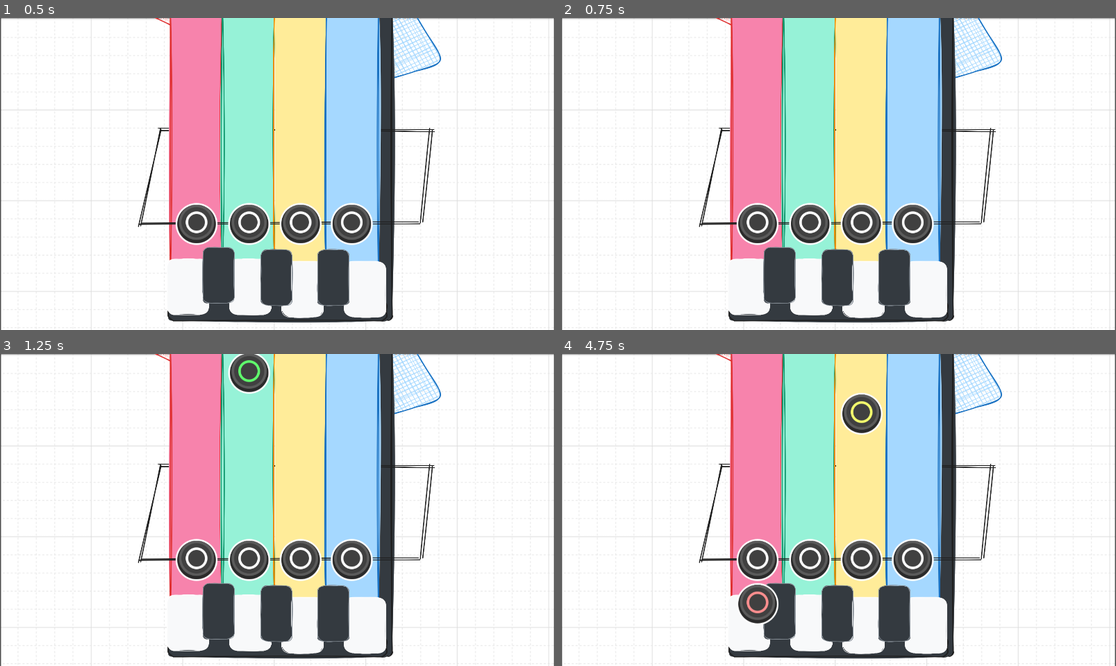
Above: before the commit, frames 1-4 (two rows, left to right).
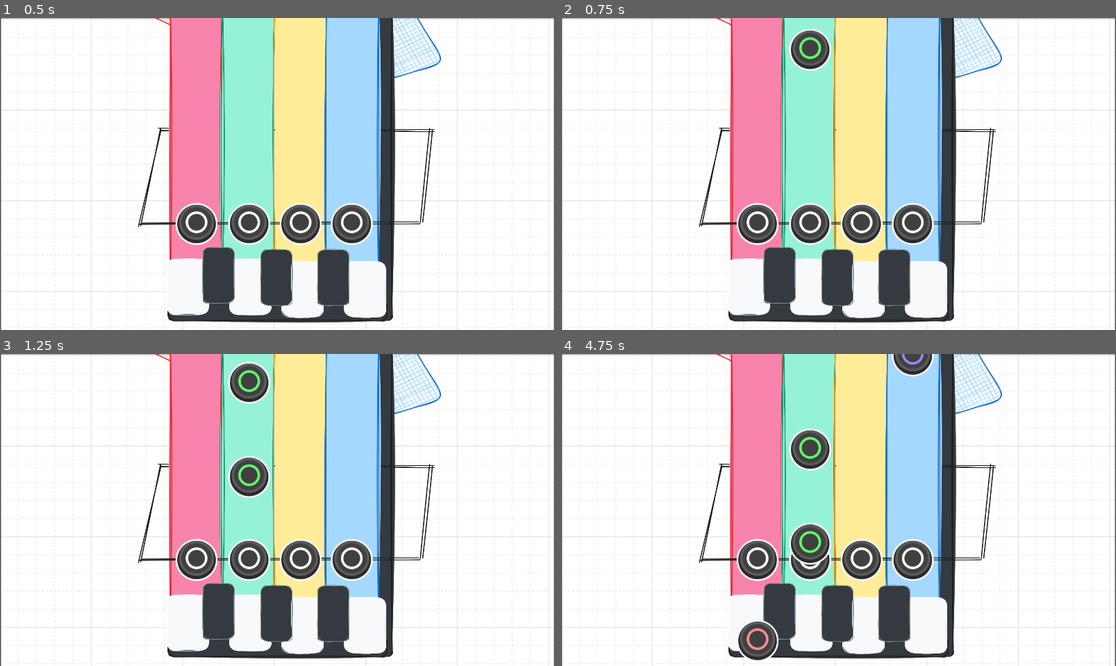
Above: after the commit, the same moments.

Repository: luiz-couto/encore
Game: Godot game, scene res://scenes/game.tscn
Two runs of this game, one before a commit and one after it. Both use one fixed random seed, a clock stepped at 60 frames per second and the inputs below.
Inputs:
- Up to frame 1 (0.5 s): no input
- Up to frame 2 (0.75 s): tap Enter at 0.5 s
- Up to frame 3 (1.25 s): no input
- Up to frame 4 (4.75 s): no input

Frame 1 is identical in both runs. In frame 2, 0.8% of the frame differs, in the area x 41-49%, y 3-17%; in frame 3, 1.6%; in frame 4, 4.0%, in the area x 31-68%, y 0-99%.

Commit message:
changing note speed

Diff:
--- a/encore/scripts/chord_generator.gd
+++ b/encore/scripts/chord_generator.gd
@@ -39,7 +39,6 @@
 	var result = []
 	for i in 7:
 		var res = lerp(MAJOR_MATRIX[idx][i], MINOR_MATRIX[idx][i], mode);
-		print("lerp res: ", res);
 		result.append(res);
 	return result
 
--- a/encore/scripts/conductor.gd
+++ b/encore/scripts/conductor.gd
@@ -1,6 +1,6 @@
 extends Node
 
-@export var bpm: float = 55:
+@export var bpm: float = 115:
 	set(value):
 		bpm = value
 		secondsPerBeat = 60.0 / bpm
--- a/encore/scripts/game.gd
+++ b/encore/scripts/game.gd
@@ -11,5 +11,6 @@
 
 func spawnNote(chord: int) -> void:
 	var noteInstance = NoteScene.instantiate();
-	noteInstance.initialize(randi() % 4, chord);
+	var seconds_per_measure = $Conductor.secondsPerBeat * $Conductor.measures;
+	noteInstance.initialize(randi() % 4, chord, seconds_per_measure);
 	add_child(noteInstance);
--- a/encore/scripts/music_player.gd
+++ b/encore/scripts/music_player.gd
@@ -32,11 +32,11 @@
 
 func play_chord(chord_idx: int) -> void:
 	for i in 4:
-		var s = _get_stream(CHORD_NOTES[chord_idx][i])
-		var pitch = pow(2.0, float(s[1]) / 12.0)
-		playback.play_stream(s[0], 0, -4.0, pitch)
+		var selectedStream = _get_stream(CHORD_NOTES[chord_idx][i])
+		var pitch = pow(2.0, float(selectedStream[1]) / 12.0)
+		playback.play_stream(selectedStream[0], 0, -6.0, pitch)
 
 func play_note(chord_idx: int, lane: int) -> void:
-	var s = _get_stream(CHORD_NOTES[chord_idx][lane])
-	var pitch = pow(2.0, float(s[1]) / 12.0)
-	playback.play_stream(s[0], 0, -4.0, pitch)
+	var selectedStream = _get_stream(CHORD_NOTES[chord_idx][lane])
+	var pitch = pow(2.0, float(selectedStream[1]) / 12.0)
+	playback.play_stream(selectedStream[0], 0, -4.0, pitch)
--- a/encore/scripts/note.gd
+++ b/encore/scripts/note.gd
@@ -28,11 +28,11 @@
 
 var chord: int = 0
 
-func initialize(lane: int, chord_idx: int):
+func initialize(lane: int, chord_idx: int, seconds_per_measure: float):
 	position = positionSelector[lane];
 	$AnimatedSprite2D.frame = lane;
-	speed = DIST_TO_TARGET / 2.0;
 	chord = chord_idx;
+	speed = ((DIST_TO_TARGET + 100) / seconds_per_measure);
 
 func _physics_process(delta: float) -> void:
 	if (!hit):
